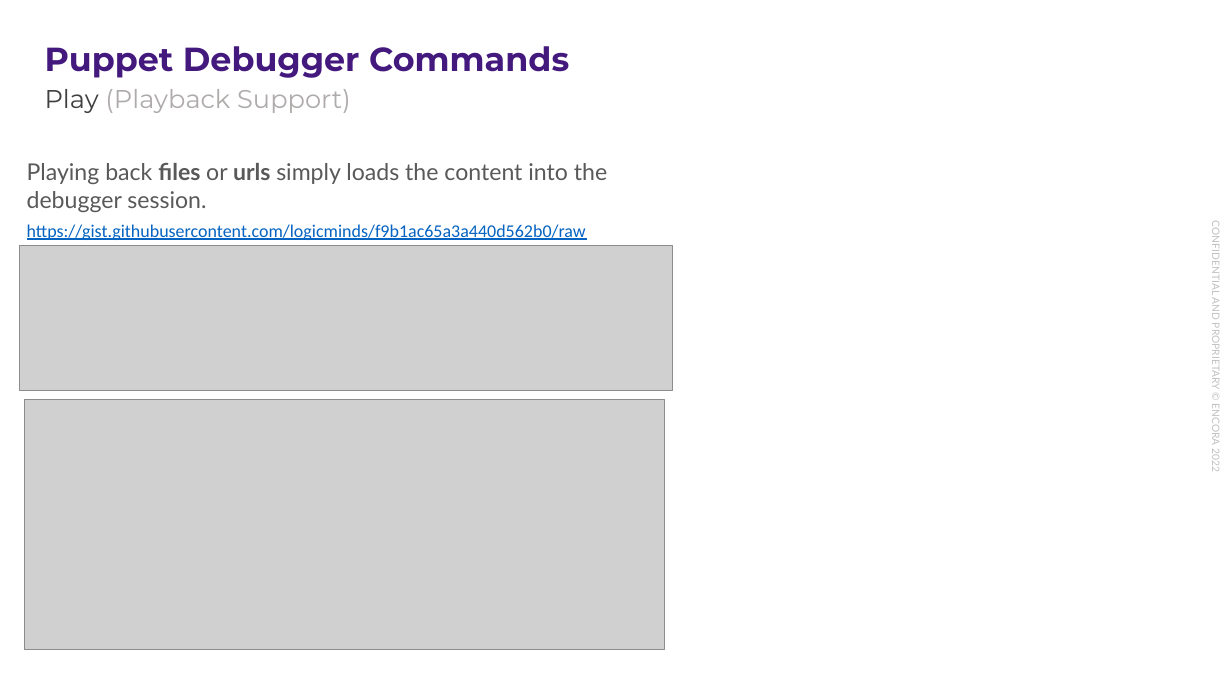
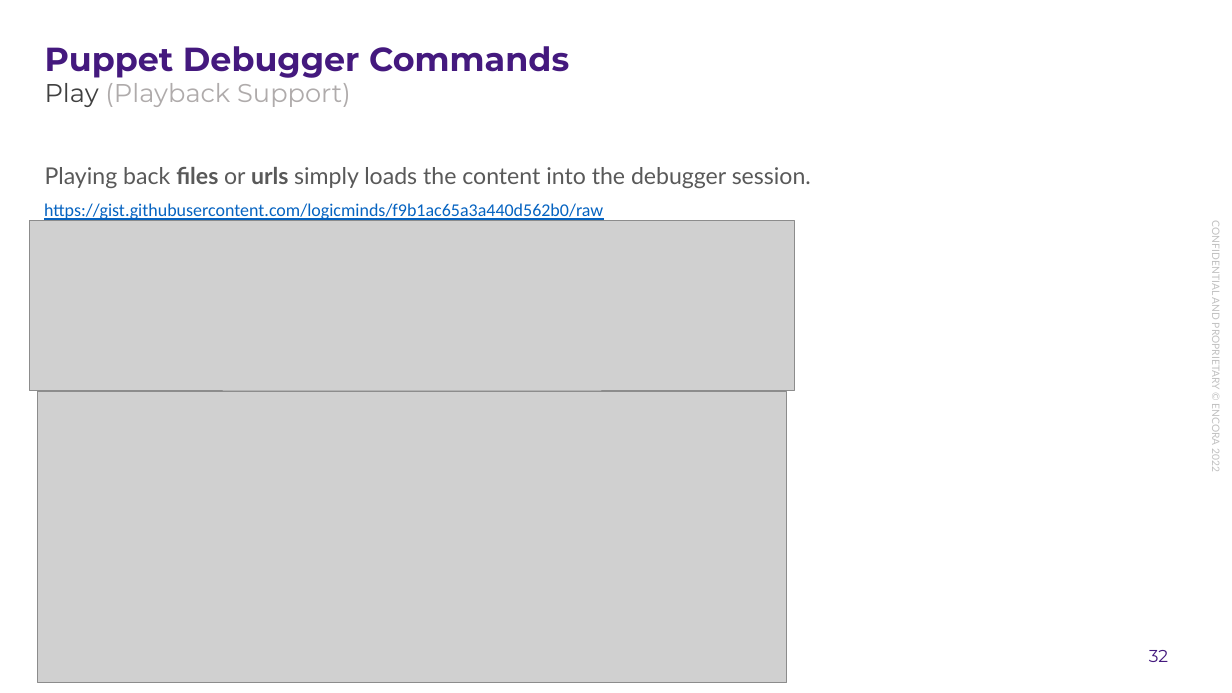
Before and after one commit to enogrob/presentation-puppet-debugger, a slide deck: slide 32 of docs/presentation-puppet-debugger.pptx (slide 24 before the commit). Drawn at 1232x693 pixels with LibreOffice and Linux fonts; fonts in the diff are those of the drawing; grey boxes stand for pictures; background and template pictures are left out. Boxes give left, top, right and bottom in pixels: in the first picture for what was removed or moved away, otherwise in the second. Text is boxed around its words. In the diff, an @@ line names an element or a change of style, - is before the commit and + after.

```diff
--- a/docs/presentation-puppet-debugger.pptx
+++ b/docs/presentation-puppet-debugger.pptx
@@ subtitle "Play (Playback Support)" rewrapped from bbox=[45, 89, 351, 113] to bbox=[45, 77, 351, 107] @@
@@ text "Playing back files or urls ..." rewrapped from bbox=[27, 163, 607, 212] to bbox=[45, 167, 811, 188] @@
@@ text "https://gist.githubusercontent.com/logicminds/f9b1ac65a3a440 ...": place and size @@
-text "https://gist.githubusercontent.com/logicminds/f9b1ac65a3a440 ..." at bbox=[27, 224, 586, 240]
+text "https://gist.githubusercontent.com/logicminds/f9b1ac65a3a440 ..." at bbox=[44, 203, 603, 222]
@@ picture: place and size @@
-picture at bbox=[19, 246, 673, 390]
+picture at bbox=[30, 221, 795, 390]
@@ picture: place and size @@
-picture at bbox=[25, 400, 665, 650]
+picture at bbox=[38, 391, 787, 683]
@@ page number at bbox=[1149, 650, 1168, 662]: text changed; text colour #FFFFFF to #44197E @@
-24
+32
```
Also in this commit, not shown: 3 other slides changed, 7 slides added, 1 other file.
